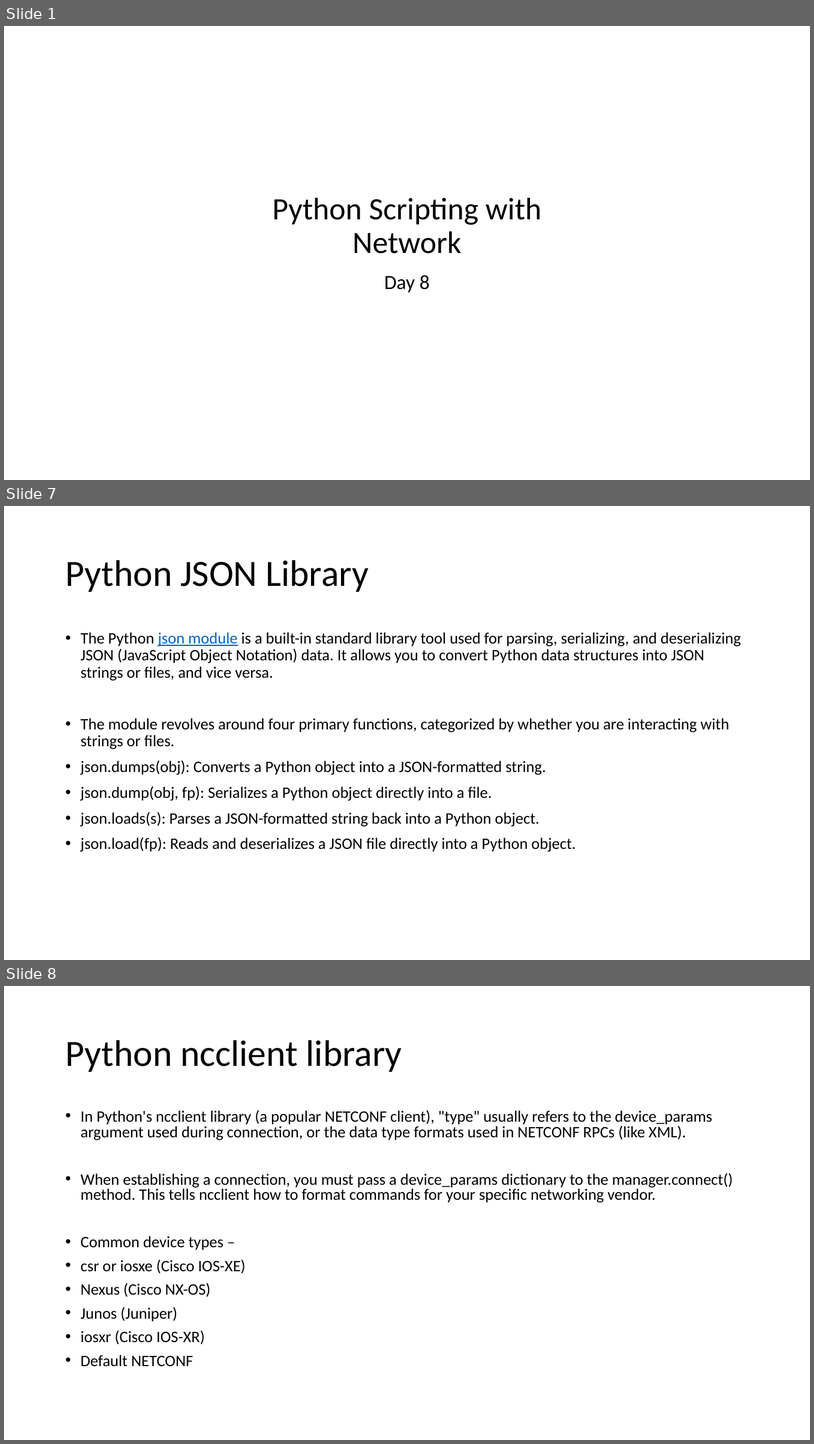
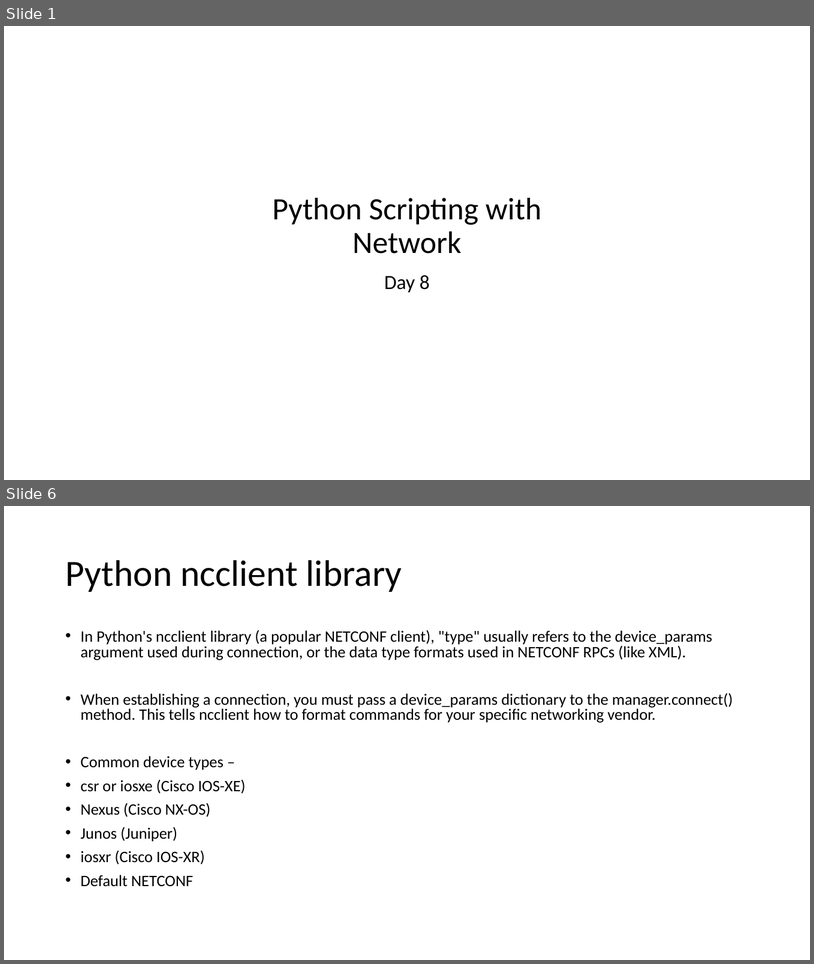
Before and after one commit to imcuteani/Python-Network-Automation, a slide deck: Slides/Day-8/Python Scripting for Networking - Day 8.pptx. Shown one above the other, each under a label of ours: slides 1, 7 and 8 before the commit, slides 1 and 6 after it; the slides between them are not shown. The pictures are 814x1444 and 814x964 pixels, drawn with LibreOffice and Linux fonts; fonts in the diff are those of the drawing; background and template pictures are left out. Boxes give left, top, right and bottom in pixels: in the first picture for what was removed or moved away, otherwise in the second. Text is boxed around its words. In the diff, an @@ line names an element or a change of style, - is before the commit and + after.

```diff
--- a/Slides/Day-8/Python Scripting for Networking - Day 8.pptx
+++ b/Slides/Day-8/Python Scripting for Networking - Day 8.pptx
@@ slide 7 removed at <box>4,506,810,960</box>, background #FFFFFF @@
@@ title removed at <box>65,560,369,592</box> @@
-Python JSON Library
@@ text removed at <box>81,632,741,852</box> @@
-• The Python json module is a built-in standard library tool used for parsing, serializing, and deserializing JSON (JavaScript Object Notation) data. It allows you to convert Python data structures into JSON strings or files, and vice versa.
-• The module revolves around four primary functions, categorized by whether you are interacting with strings or files.
-• json.dumps(obj): Converts a Python object into a JSON-formatted string.
-• json.dump(obj, fp): Serializes a Python object directly into a file.
-• json.loads(s): Parses a JSON-formatted string back into a Python object.
-• json.load(fp): Reads and deserializes a JSON file directly into a Python object.
@@ what was slide 8 is now slide 6 @@
```
Also in this commit, not shown: 1 slide changed, 3 slides added, 4 other slides removed, 1 other file.
